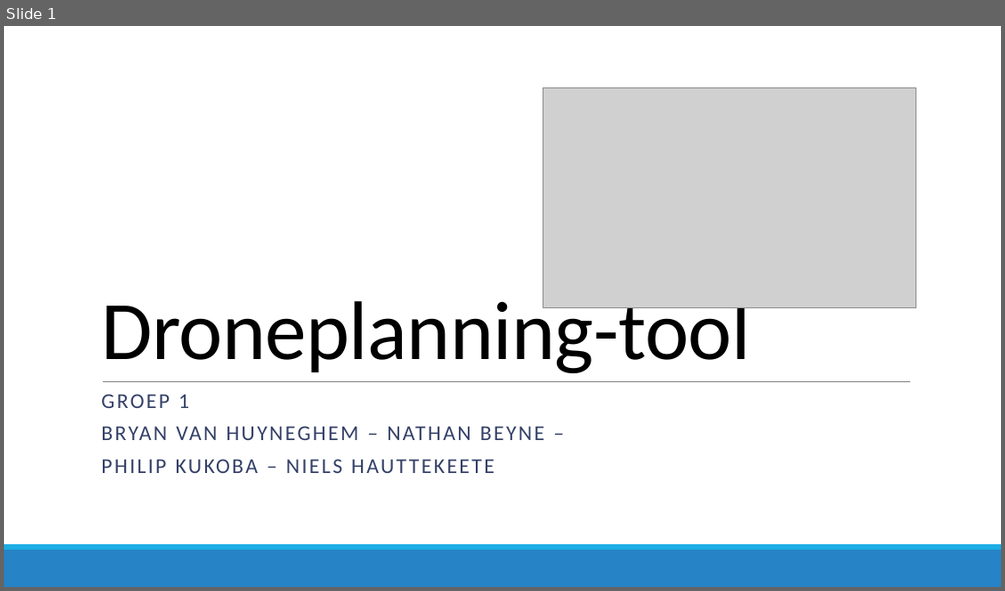
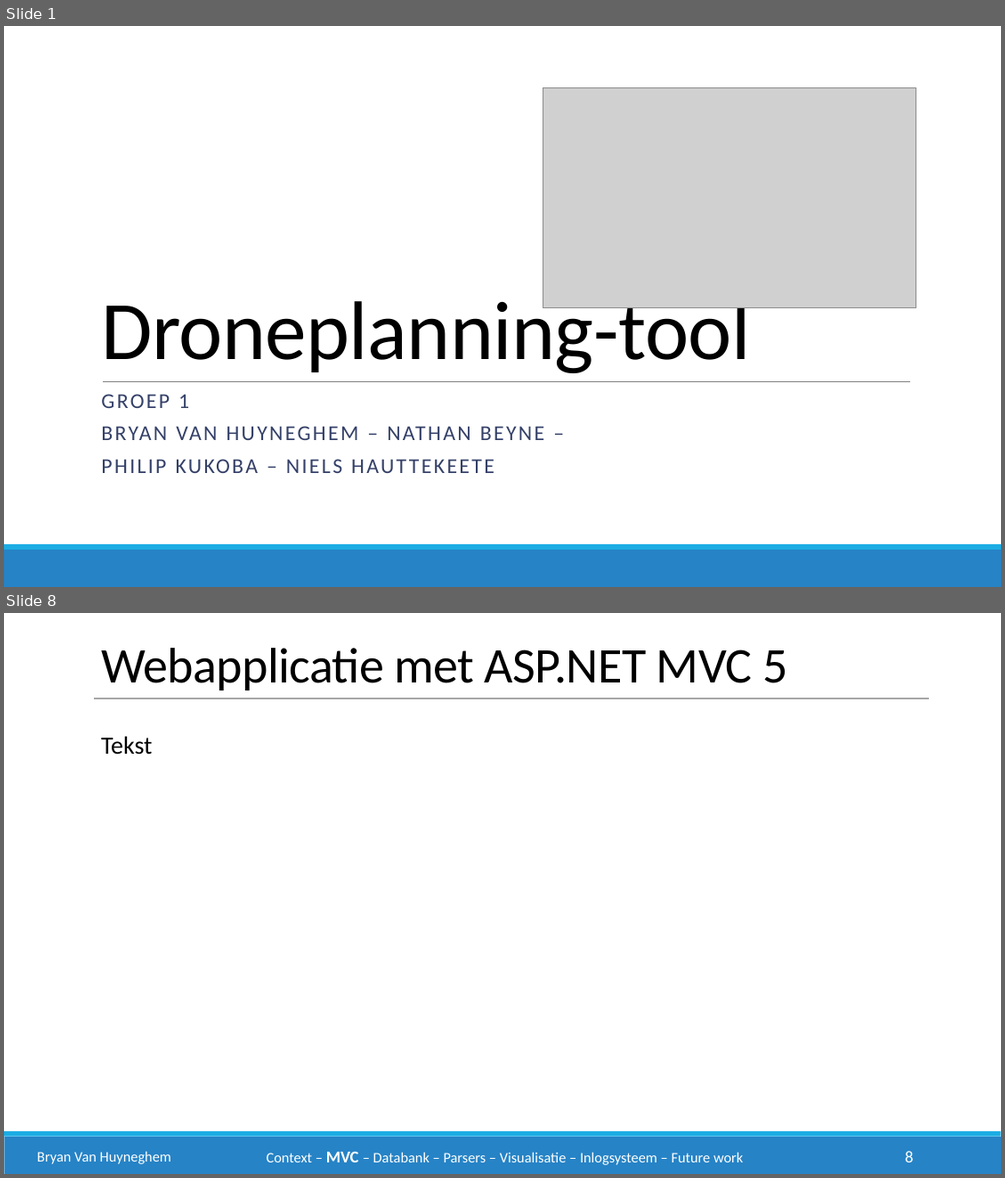
Before and after one commit to philipkukoba/Bachelors-Dissertation-DroneWebApp, a slide deck: documenten/eindpresentatie/drone1.pptx. Shown one above the other, each under a label of ours: slide 1 before the commit, slides 1 and 8 after it; the slides between them are not shown. The pictures are 1005x591 and 1005x1178 pixels, drawn with LibreOffice and Linux fonts; fonts in the diff are those of the drawing; grey boxes stand for pictures. Boxes give left, top, right and bottom in pixels: in the first picture for what was removed or moved away, otherwise in the second. Text is boxed around its words. In the diff, an @@ line names an element or a change of style, - is before the commit and + after.

```diff
--- a/documenten/eindpresentatie/drone1.pptx
+++ b/documenten/eindpresentatie/drone1.pptx
@@ slide 8 added at [4, 613, 1001, 1174], background #FFFFFF; not listed: 2 template elements that a slide beside it also shows @@
@@ text added at [101, 648, 787, 690], 48 pt, text #000000 @@
+Webapplicatie met ASP.NET MVC 5
@@ line added from (94, 698) to (929, 698), #A6A6A6 1 pt @@
@@ text added at [101, 736, 153, 755], 24 pt, text #000000 @@
+Tekst
@@ text added at [37, 1151, 171, 1164], 14 pt, text #FFFFFF @@
+Bryan Van Huyneghem
@@ text added at [267, 1151, 743, 1165], 14 pt, text #FFFFFF @@
+Context – MVC – Databank – Parsers – Visualisatie – Inlogsysteem – Future work
@@ page number added at [905, 1151, 913, 1162], 16 pt, text #FFFFFF @@
+8
```
Also in this commit, not shown: 2 slides changed, 4 other slides added.
